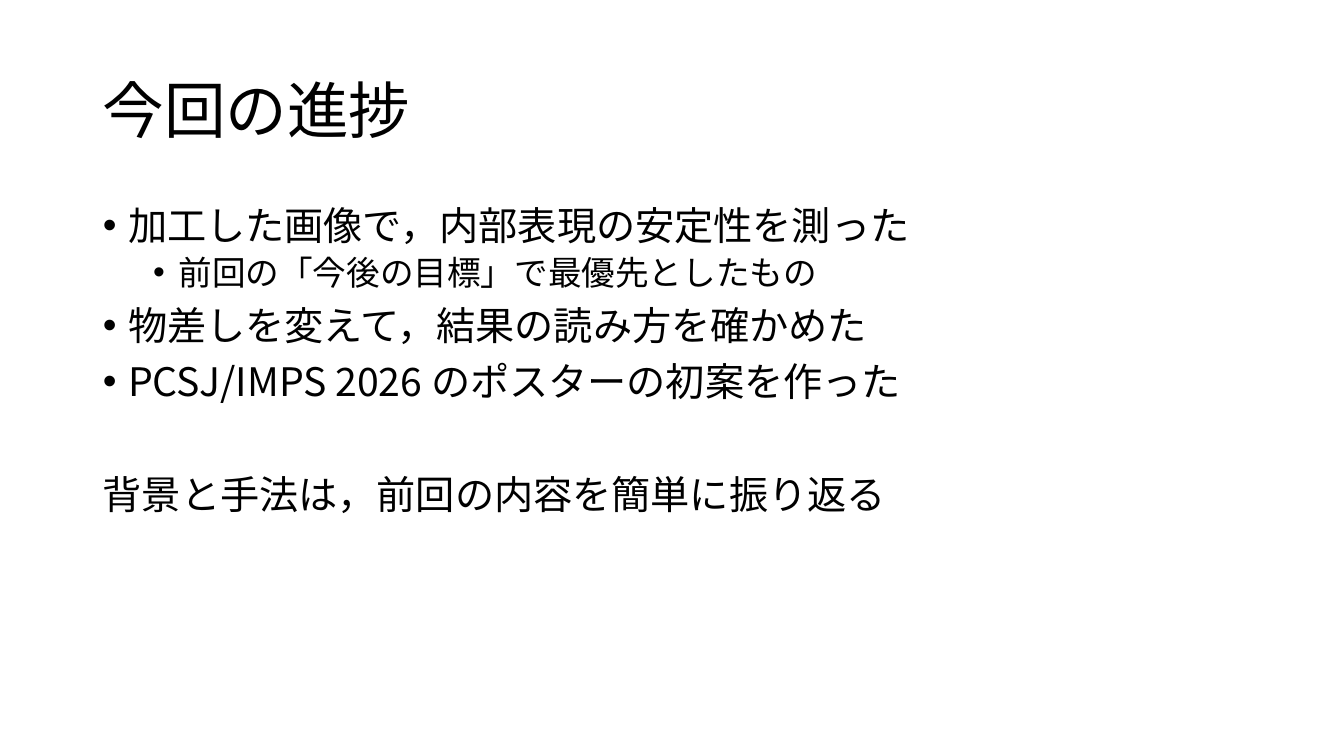
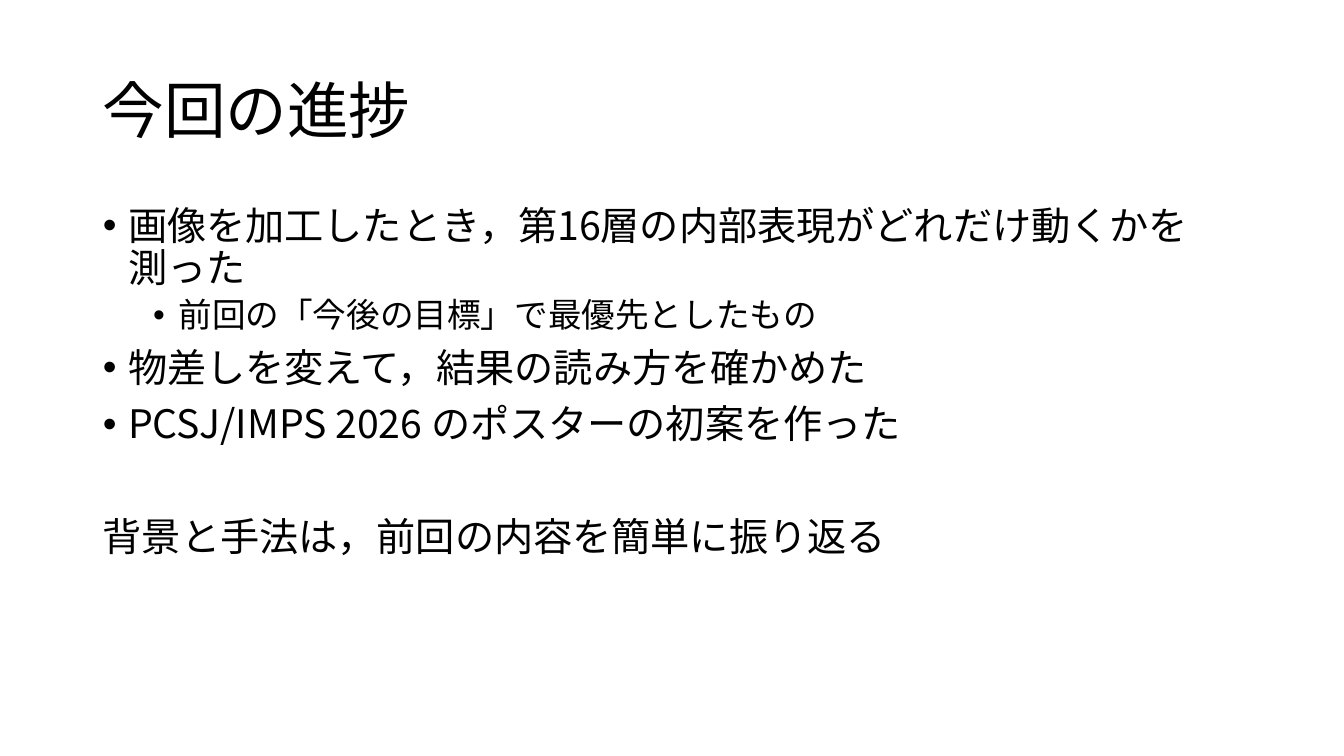
Before and after one commit to tomoking2004/cotar, a slide deck: slide 2 of presentations/20261030_進捗報告.pptx. Drawn at 1344x756 pixels with LibreOffice and Linux fonts; fonts in the diff are those of the drawing. Boxes give left, top, right and bottom in pixels: in the first picture for what was removed or moved away, otherwise in the second. Text is boxed around its words. In the diff, an @@ line names an element or a change of style, - is before the commit and + after.

```diff
--- a/presentations/20261030_進捗報告.pptx
+++ b/presentations/20261030_進捗報告.pptx
@@ text at box(128, 207, 1188, 251): text changed @@
-• 加工した画像で，内部表現の安定性を測った
+• 画像を加工したとき，第16層の内部表現がどれだけ動くかを測った
```
Also in this commit, not shown: 11 other slides changed, 3 other files.
